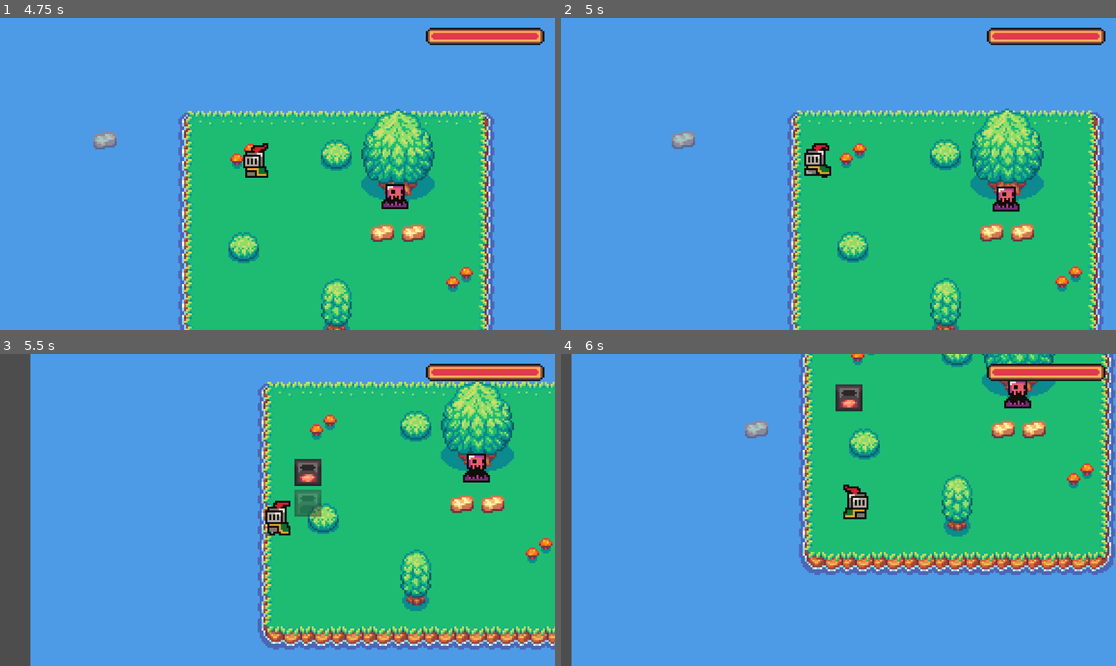
Above: before the commit, frames 1-4 (two rows, left to right).
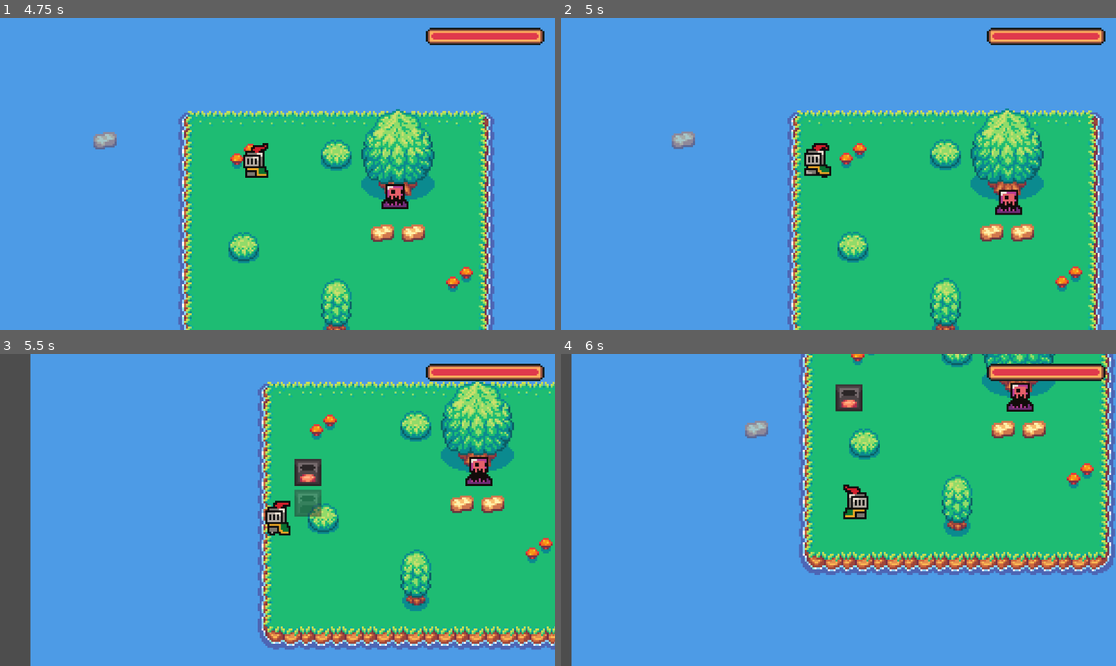
Above: after the commit, the same moments.

Repository: AlexAb123/May-Term
Game: Godot game, scene res://Scenes/Main.tscn
Same seed, same stepped clock (60 frames per second), same inputs: the game is played once before the commit and once after it.
Inputs (mouse positions are in pixels of both pictures, inside the frame that each line leads up to):
- Up to frame 1 (4.75 s): move the mouse to (399, 158) at 0.52 s; hold D (move_right) 0.53-1.28 s; tap G (g) at 0.6, 1.55, 2.1, 3.05, 4.35 s; click (399, 158) at 0.67 s; tap X (x) at 0.8, 1.35, 2.3, 2.85, 3.8 s; move the mouse to (310, 167) at 1.27 s; hold S (move_down) 1.28-2.03 s; click (310, 167) at 1.42 s; move the mouse to (288, 83) at 2.02 s; hold D (move_right) 2.03-2.78 s; click (288, 83) at 2.17 s; move the mouse to (199, 86) at 2.77 s; hold W (move_up) 2.78-3.53 s; click (199, 86) at 2.92 s; move the mouse to (210, 202) at 3.52 s; hold A (move_left) from 3.53 s (still down); tap Z (z) at 3.6 s; click (210, 202) at 3.67 s; move the mouse to (111, 127) at 4.27 s
- Up to frame 2 (5 s): keep holding A (move_left)
- Up to frame 3 (5.5 s): move the mouse to (305, 510) at 5.02 s; release A (move_left) at 5.03 s; hold S (move_down) from 5.03 s (still down); tap X (x) at 5.1 s; click (305, 510) at 5.17 s
- Up to frame 4 (6 s): move the mouse to (755, 432) at 5.77 s; release S (move_down) at 5.78 s; hold D (move_right) from 5.78 s (still down); tap G (g) at 5.85 s

Frame 1 is identical in both runs. In frame 2, 0.3% of the frame differs, in the area x 77-84%, y 53-64%; in frame 3, 0.4%, in the area x 83-89%, y 31-43%; in frame 4, 0.3%.

Commit message:
Update Enemy.gd

Diff:
--- a/Scripts/Enemy Scripts/Enemy.gd
+++ b/Scripts/Enemy Scripts/Enemy.gd
@@ -9,7 +9,7 @@
 @export var health: int
 @export var armor: int
 @export var detection_range: int = 25
-@export var damage_range: int = 10
+@export var damage_range: int = 8
 
 var target
 
